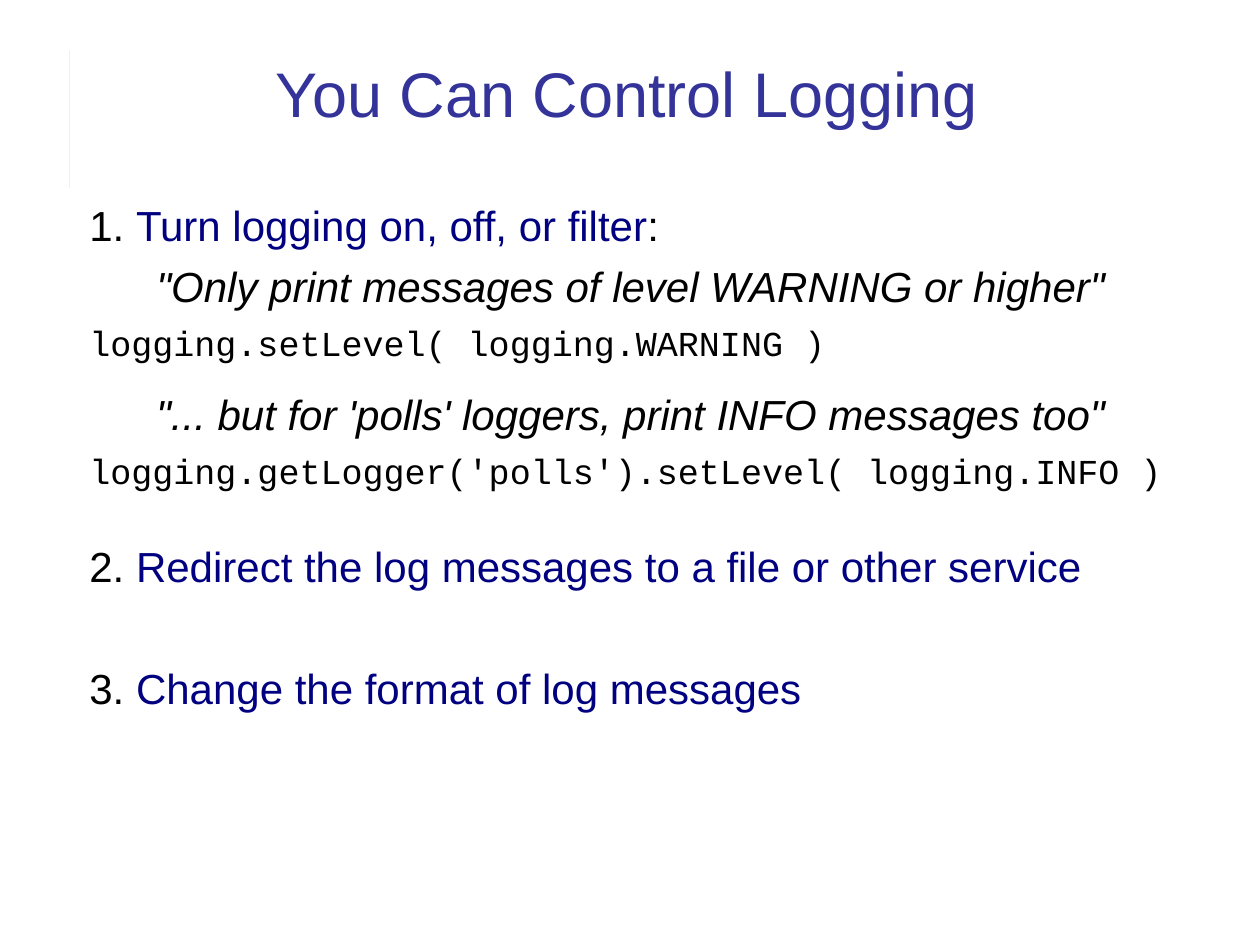
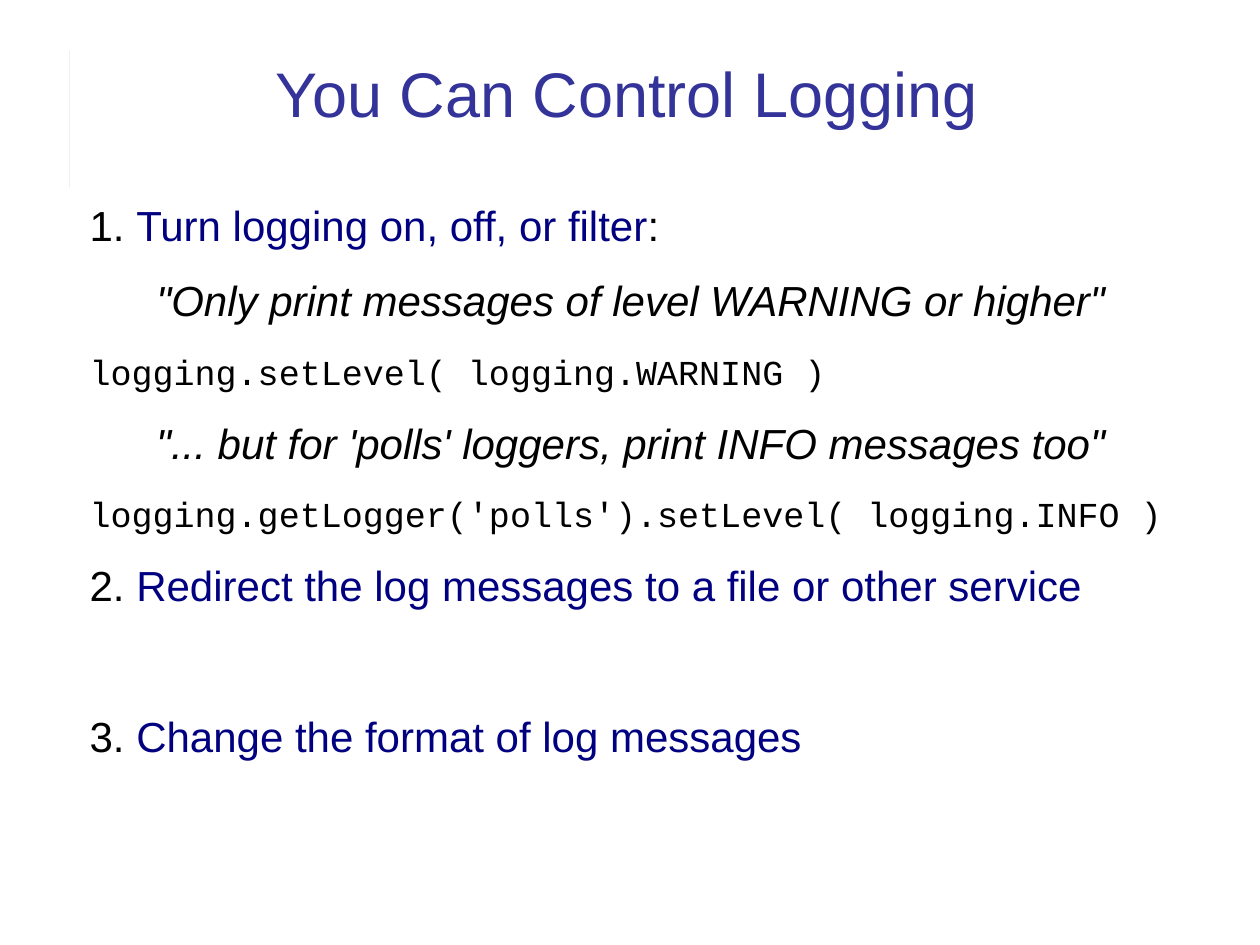
Before and after one commit to cpske/ISP, a slide deck: slide 13 of logging/Logging.ppt (slide 12 before the commit). Drawn at 1260x945 pixels with LibreOffice and Linux fonts; fonts in the diff are those of the drawing. Boxes give left, top, right and bottom in pixels: in the first picture for what was removed or moved away, otherwise in the second. Text is boxed around its words. In the diff, an @@ line names an element or a change of style, - is before the commit and + after.

Commit message:
update logging exercise

```diff
--- a/logging/Logging.ppt
+++ b/logging/Logging.ppt
@@ text at [90,285,1119,760]: more space between paragraphs; less space between paragraphs @@
```
Also in this commit, not shown: 17 other slides changed, 1 slide added, 7 other files.
